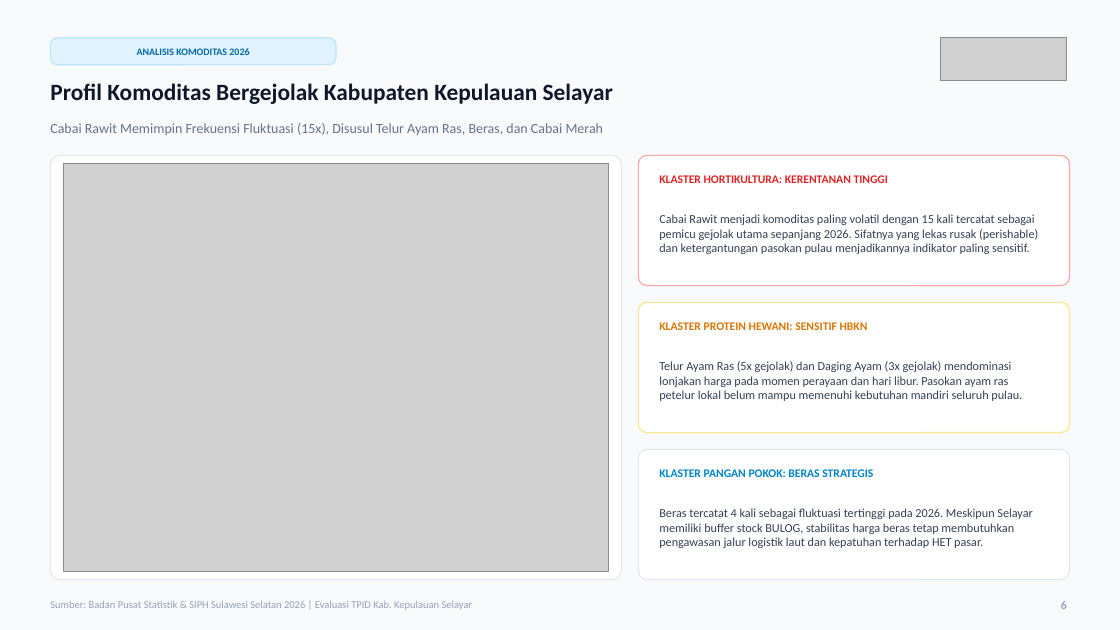
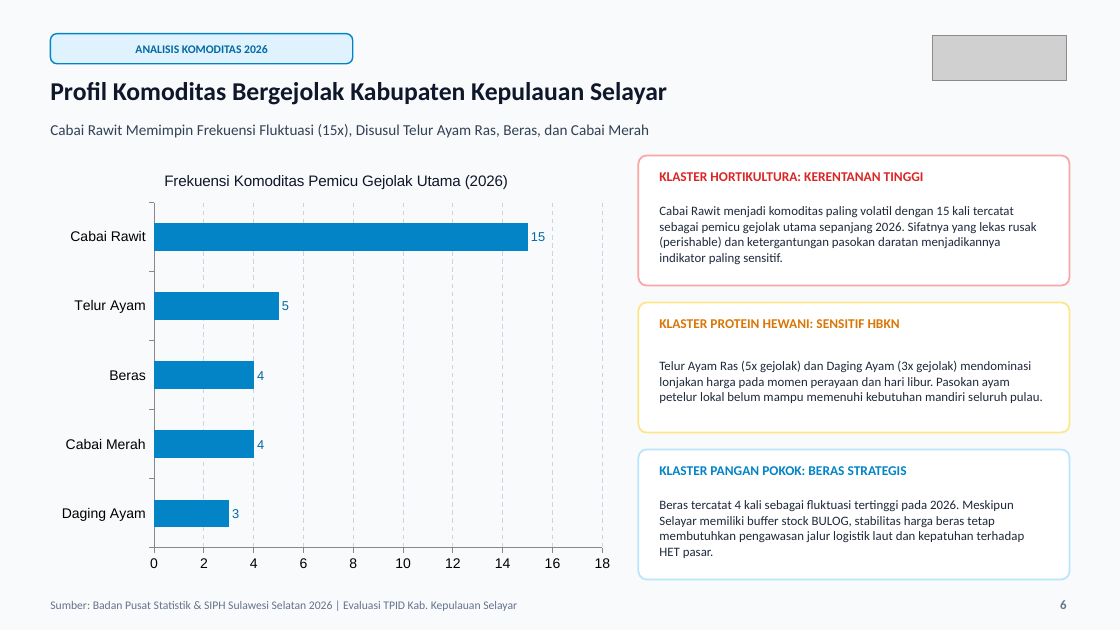
Before and after one commit to ridsonap/siph, a slide deck: slide 6 of Materi IPH.pptx. Drawn at 1120x630 pixels with LibreOffice and Linux fonts; fonts in the diff are those of the drawing; grey boxes stand for pictures. Boxes give left, top, right and bottom in pixels: in the first picture for what was removed or moved away, otherwise in the second. Text is boxed around its words. In the diff, an @@ line names an element or a change of style, - is before the commit and + after.

```diff
--- a/Materi IPH.pptx
+++ b/Materi IPH.pptx
@@ text "ANALISIS KOMODITAS 2026" at (135, 45, 268, 53): size 8.5 to 10 pt @@
@@ rounded rectangle: place and size @@
-rounded rectangle at (50, 38, 336, 65)
+rounded rectangle at (50, 34, 353, 64)
@@ rounded rectangle at (50, 34, 353, 64): outline #BAE6FD 1 pt to #0284C7 1.2 pt; proportions changed @@
@@ picture: place and size @@
-picture at (941, 38, 1067, 81)
+picture at (933, 35, 1067, 81)
@@ text "Profil Komoditas Bergejolak Kabupaten Kepulauan ..." at (50, 82, 667, 105): size 20 to 22 pt @@
@@ text "Cabai Rawit Memimpin Frekuensi Fluktuasi ..." at (50, 124, 649, 138): size 12 to 13 pt, text colour #64748B to #334155 @@
@@ rounded rectangle removed at (50, 155, 622, 580) @@
@@ bar chart added at (50, 155, 622, 580) @@
+title "Frekuensi Komoditas Pemicu Gejolak Utama (2026)"
+categories: Daging Ayam, Cabai Merah, Beras, Telur Ayam, Cabai Rawit
+Series 1: 3, 4, 4, 5, 15
@@ picture removed at (63, 164, 609, 571) @@
@@ rounded rectangle at (639, 155, 1070, 286): outline #FCA5A5 1 pt to #FCA5A5 1.5 pt @@
@@ text at (659, 206, 1036, 264): text changed; size 10.5 to 11 pt; text colour #334155 to #1E293B @@
-Cabai Rawit menjadi komoditas paling volatil dengan 15 kali tercatat sebagai pemicu gejolak utama sepanjang 2026. Sifatnya yang lekas rusak (perishable) dan ketergantungan pasokan pulau menjadikannya indikator paling sensitif.
+Cabai Rawit menjadi komoditas paling volatil dengan 15 kali tercatat sebagai pemicu gejolak utama sepanjang 2026. Sifatnya yang lekas rusak (perishable) dan ketergantungan pasokan daratan menjadikannya indikator paling sensitif.
@@ rounded rectangle at (639, 302, 1070, 433): outline #FDE68A 1 pt to #FDE68A 1.5 pt @@
@@ text at (659, 361, 1043, 403): text changed; size 10.5 to 11 pt; text colour #334155 to #1E293B @@
-Telur Ayam Ras (5x gejolak) dan Daging Ayam (3x gejolak) mendominasi lonjakan harga pada momen perayaan dan hari libur. Pasokan ayam ras petelur lokal belum mampu memenuhi kebutuhan mandiri seluruh pulau.
+Telur Ayam Ras (5x gejolak) dan Daging Ayam (3x gejolak) mendominasi lonjakan harga pada momen perayaan dan hari libur. Pasokan ayam petelur lokal belum mampu memenuhi kebutuhan mandiri seluruh pulau.
@@ rounded rectangle at (639, 450, 1070, 580): outline #E2E8F0 1 pt to #BAE6FD 1.5 pt @@
@@ size 10 to 11.5 pt in 3 elements at (659, 172, 924, 181), (659, 319, 900, 328), (659, 466, 907, 475) @@
@@ text "Beras tercatat 4 kali sebagai ..." at (659, 500, 1025, 558): size 10.5 to 11 pt, text colour #334155 to #1E293B @@
@@ text "Sumber: Badan Pusat Statistik & ..." at (50, 601, 517, 611): size 9 to 10 pt, text colour #94A3B8 to #64748B @@
@@ text "6" at (1060, 600, 1066, 609): size 10 to 11 pt, text colour #94A3B8 to #64748B @@
```
Also in this commit, not shown: 7 other slides changed, 2 other files.
